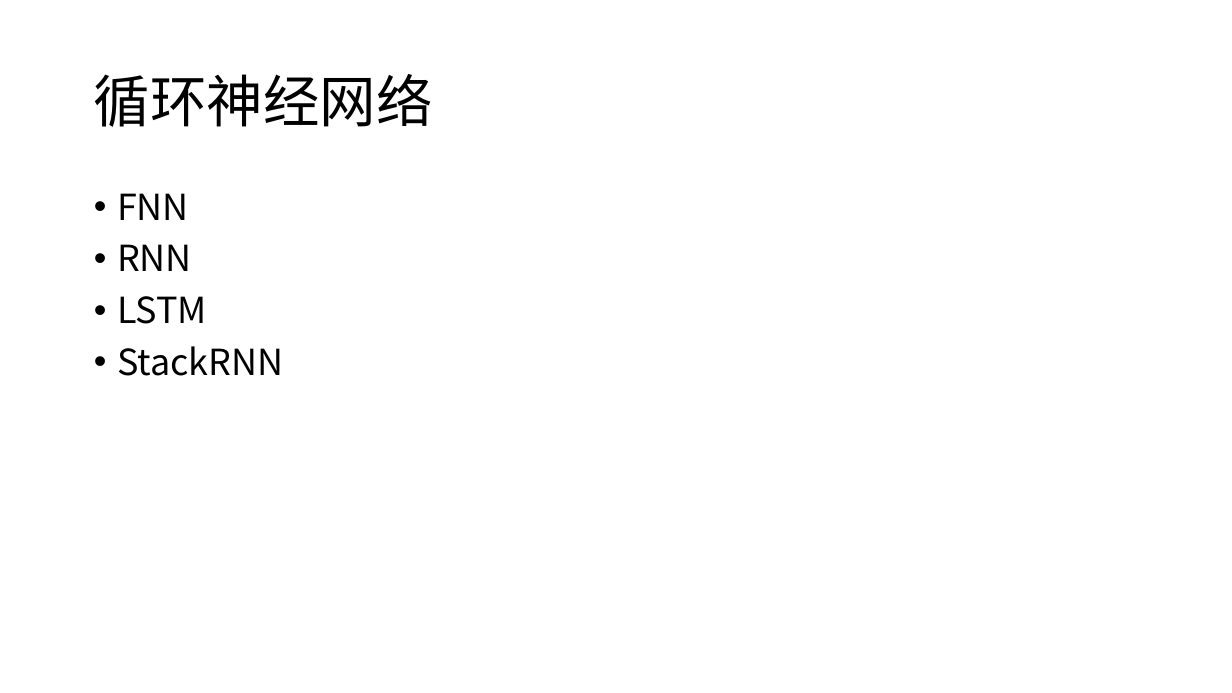
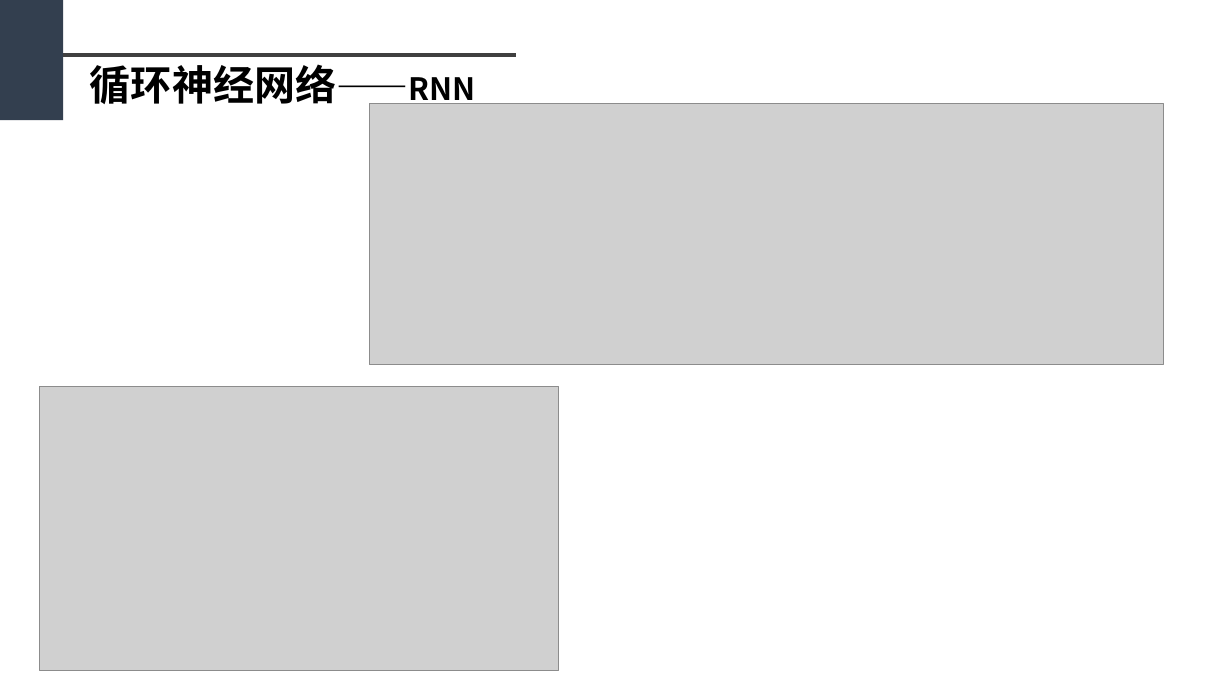
Before and after one commit to sfzhou5678/lstm, a slide deck: slide 12 of 毕业答辩.pptx (slide 5 before the commit). Drawn at 1232x693 pixels with LibreOffice and Linux fonts; fonts in the diff are those of the drawing; grey boxes stand for pictures. Boxes give left, top, right and bottom in pixels: in the first picture for what was removed or moved away, otherwise in the second. Text is boxed around its words. In the diff, an @@ line names an element or a change of style, - is before the commit and + after.

```diff
--- a/毕业答辩.pptx
+++ b/毕业答辩.pptx
@@ rectangle added at (x1=0, y1=0, x2=63, y2=120), fill #333F50 @@
@@ line added from (63, 55) to (516, 55), #404040 3 pt @@
@@ text "循环神经网络——RNN" at (x1=90, y1=64, x2=475, y2=104): vertical alignment middle to top @@
@@ text at (x1=90, y1=64, x2=475, y2=104): text changed; size 44 to 32 pt; bold on @@
-循环神经网络
+循环神经网络——RNN
@@ picture added at (x1=369, y1=104, x2=1163, y2=364) @@
@@ text removed at (x1=117, y1=193, x2=283, y2=376) @@
-• FNN
-• RNN
-• LSTM
-• StackRNN
@@ picture added at (x1=40, y1=386, x2=559, y2=671) @@
```
Also in this commit, not shown: 21 other slides changed, 12 slides added, 5 slides removed, 1 other file.
